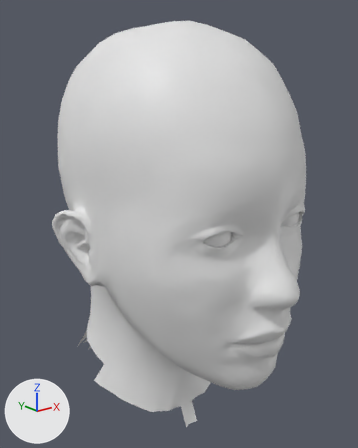
An edit to the glTF model models/head.glb, drawn before and after from the same camera.
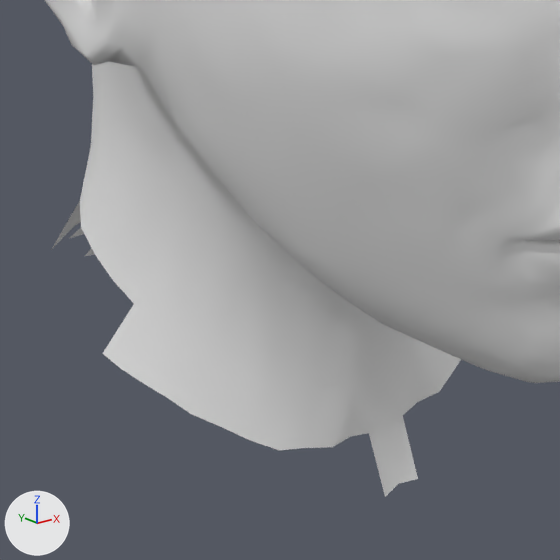
Each version is shown whole from a camera (50 mm lens) standing at (-2.16, -2.67, 1.22) and looking at (0.01, 0.04, 0.13), then close up on the part from 17% to 68% of the width and 59% to 100% of the height. Arrows for +X, +Y and +Z are at lower left; the lights stay in place. The first two pictures are the older version.

Objects in the first close-up: 'head'.
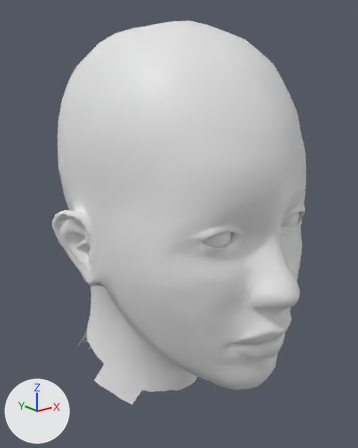
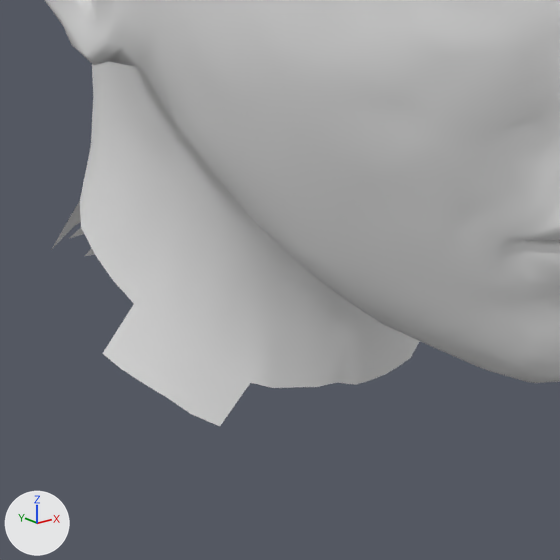
The newer file is also turned or shifted as a whole; pictures and numbers use the older file's frame.

Where the change shows, as pixel boxes [x1, y1, x2, y2] in the close-ups (560 x 560 px):
'head', reshaped: before [45, 0, 560, 497]; after [45, 0, 560, 426]
part 1 of me_head, deleted: before [220, 341, 461, 497]

What the commit changed:
me_head is used by ob_head; location (0.0, 0.0, 0.0).
me_head had 4482 vertices, 8900 faces and spanned x -0.88..0.88, y -1.05..1.05, z -1.51..1.51.
me_head now has 4462 vertices, 8860 faces and spans x -0.88..0.88, y -1.05..1.02, z -1.27..1.51.
Part 1, on me_head:
16 vertices are removed from x -0.36..0.36, y -0.13..0.04, z -1.51..-1.29.
32 faces are deleted.
Other edits to the shape of me_head do not show in these pictures.
